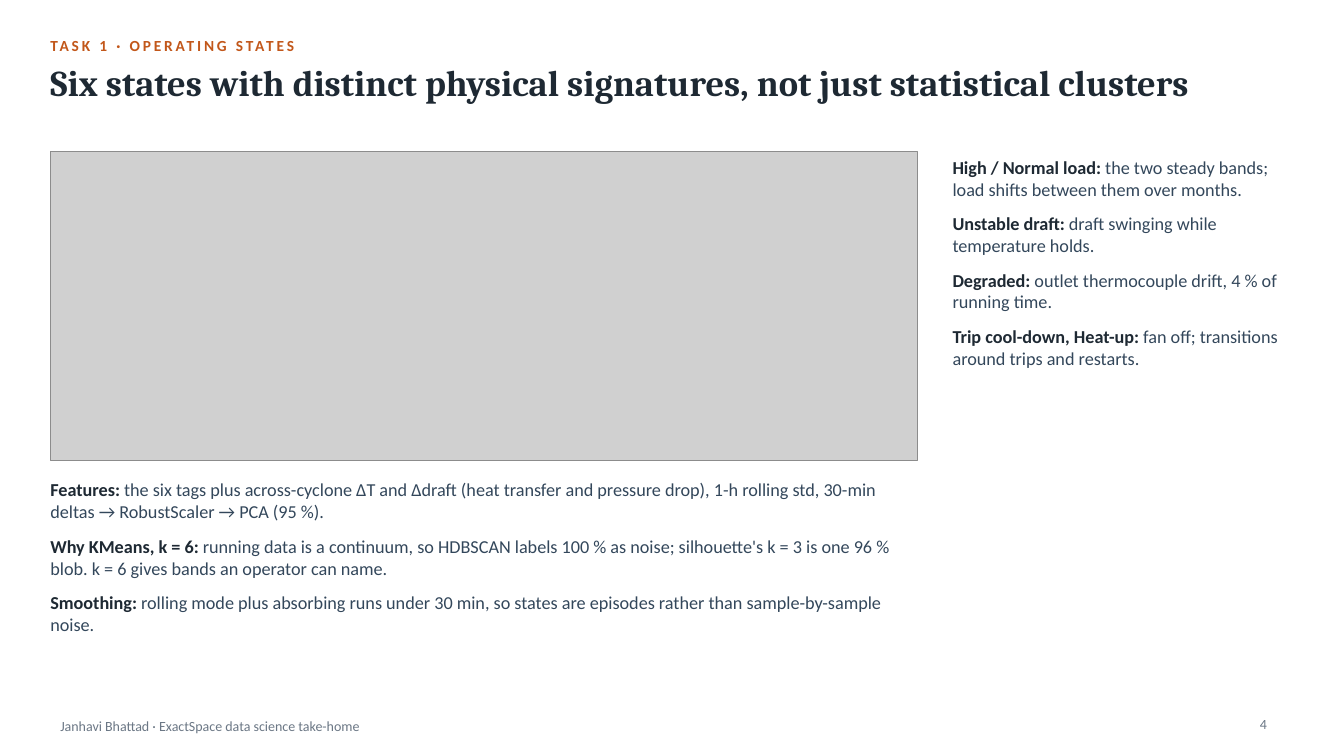
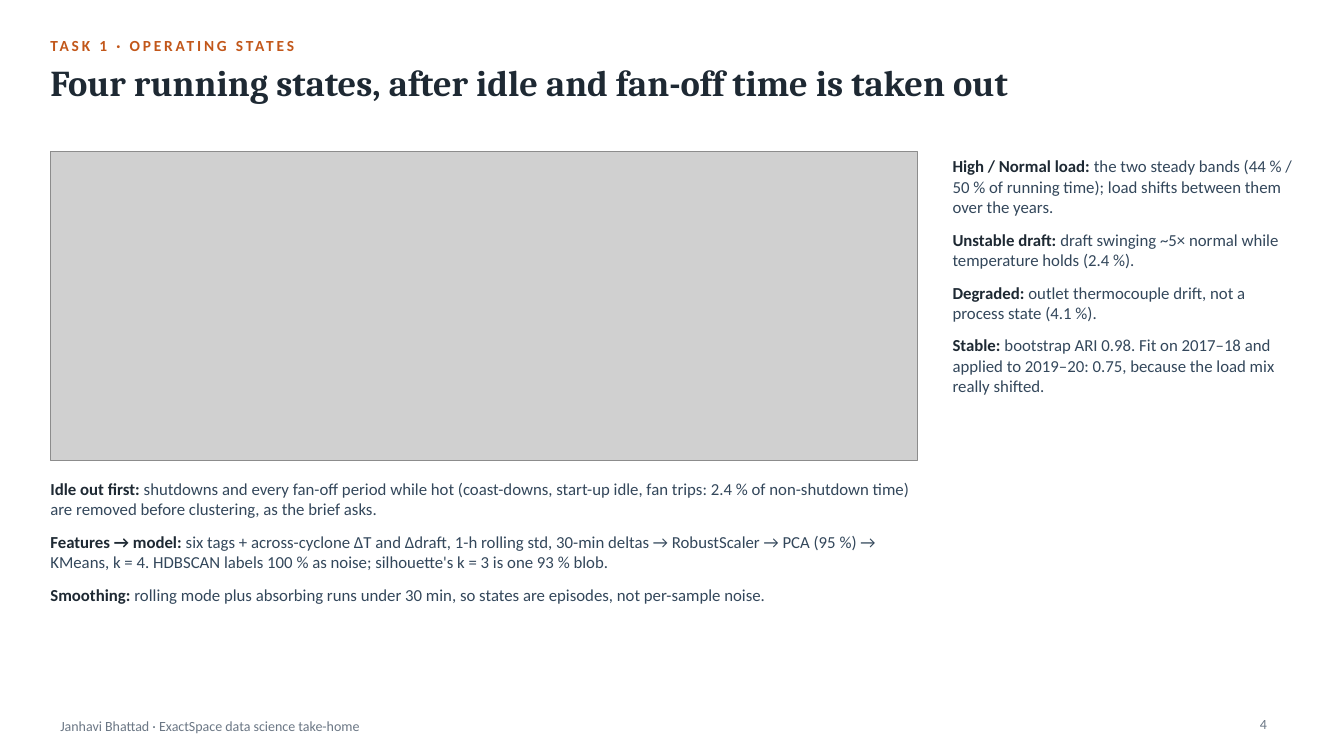
Before and after one commit to Janhwhy/exactspace-assignment, a slide deck: slide 4 of Final_Presentation.pptx. Drawn at 1344x756 pixels with LibreOffice and Linux fonts; fonts in the diff are those of the drawing; grey boxes stand for pictures. Boxes give left, top, right and bottom in pixels: in the first picture for what was removed or moved away, otherwise in the second. Text is boxed around its words. In the diff, an @@ line names an element or a change of style, - is before the commit and + after.

```diff
--- a/Final_Presentation.pptx
+++ b/Final_Presentation.pptx
@@ text at bbox=[50, 70, 1008, 104]: text changed @@
-Six states with distinct physical signatures, not just statistical clusters
+Four running states, after idle and fan-off time is taken out
@@ text at bbox=[953, 160, 1281, 395]: text changed; size 13 to 12 pt @@
-High / Normal load: the two steady bands; load shifts between them over months.
-Unstable draft: draft swinging while temperature holds.
-Degraded: outlet thermocouple drift, 4 % of running time.
-Trip cool-down, Heat-up: fan off; transitions around trips and restarts.
+High / Normal load: the two steady bands (44 % / 50 % of running time); load shifts between them over the years.
+Unstable draft: draft swinging ~5× normal while temperature holds (2.4 %).
+Degraded: outlet thermocouple drift, not a process state (4.1 %).
+Stable: bootstrap ARI 0.98. Fit on 2017–18 and applied to 2019–20: 0.75, because the load mix really shifted.
@@ text at bbox=[50, 483, 909, 604]: text changed; size 13 to 12 pt @@
-Features: the six tags plus across-cyclone ΔT and Δdraft (heat transfer and pressure drop), 1-h rolling std, 30-min deltas → RobustScaler → PCA (95 %).
-Why KMeans, k = 6: running data is a continuum, so HDBSCAN labels 100 % as noise; silhouette's k = 3 is one 96 % blob. k = 6 gives bands an operator can name.
-Smoothing: rolling mode plus absorbing runs under 30 min, so states are episodes rather than sample-by-sample noise.
+Idle out first: shutdowns and every fan-off period while hot (coast-downs, start-up idle, fan trips: 2.4 % of non-shutdown time) are removed before clustering, as the brief asks.
+Features → model: six tags + across-cyclone ΔT and Δdraft, 1-h rolling std, 30-min deltas → RobustScaler → PCA (95 %) → KMeans, k = 4. HDBSCAN labels 100 % as noise; silhouette's k = 3 is one 93 % blob.
+Smoothing: rolling mode plus absorbing runs under 30 min, so states are episodes, not per-sample noise.
```
Also in this commit, not shown: 5 other slides changed, 37 other files.
